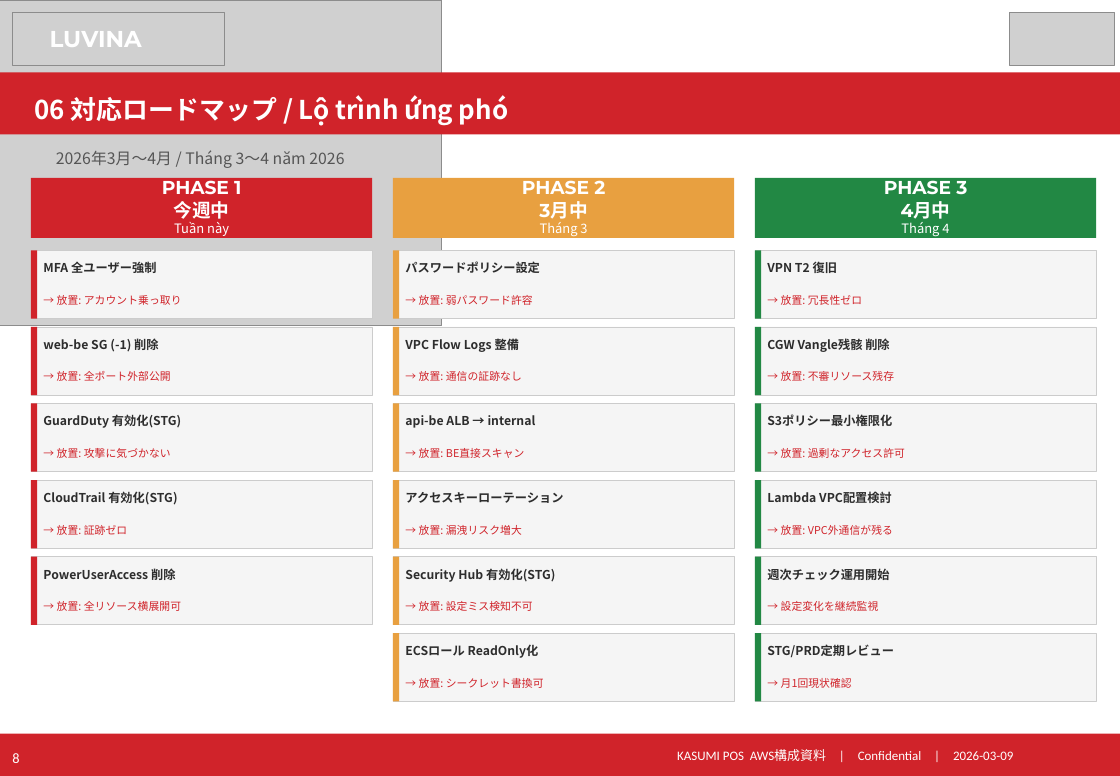
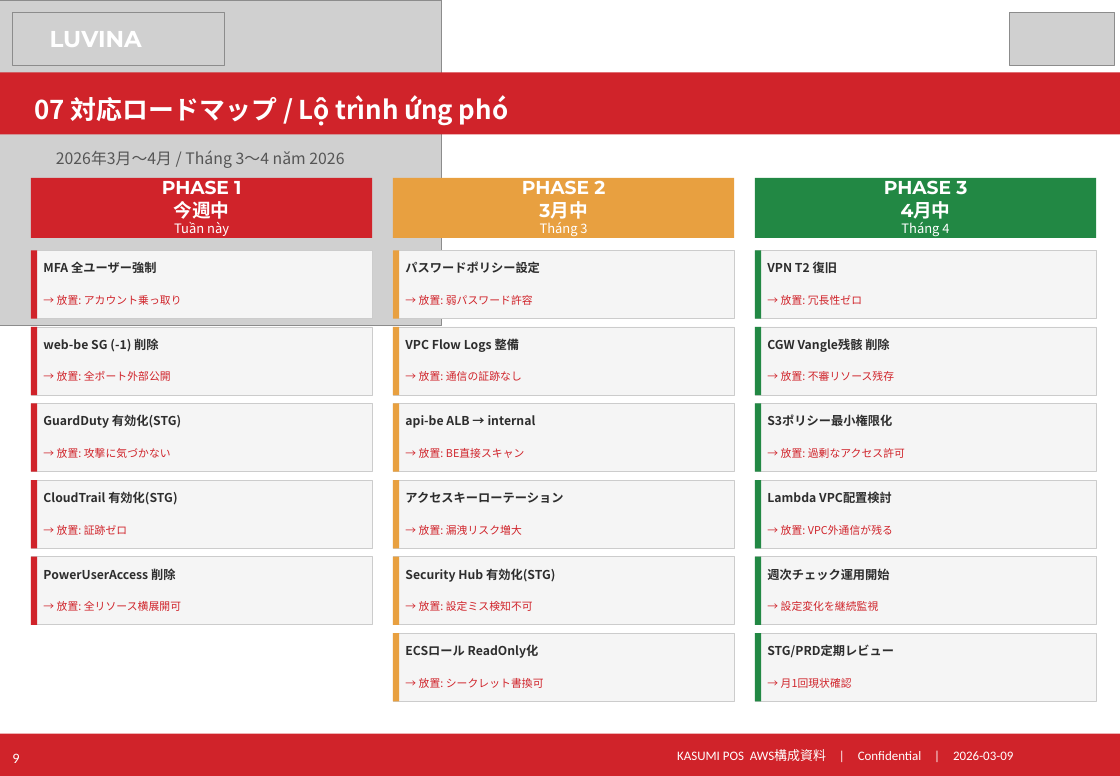
Before and after one commit to kiyoharakadutoshi/kasumi_pos-server_aws, a slide deck: slide 9 of 40_AWS/01_構成資料/カスミPOS_AWS構成資料.pptx (slide 8 before the commit). Drawn at 1120x776 pixels with LibreOffice and Linux fonts; fonts in the diff are those of the drawing; grey boxes stand for pictures. Boxes give left, top, right and bottom in pixels: in the first picture for what was removed or moved away, otherwise in the second. Text is boxed around its words. In the diff, an @@ line names an element or a change of style, - is before the commit and + after.

```diff
--- a/40_AWS/01_構成資料/カスミPOS_AWS構成資料.pptx
+++ b/40_AWS/01_構成資料/カスミPOS_AWS構成資料.pptx
@@ text at bbox=[34, 95, 508, 126]: text changed @@
-06 対応ロードマップ / Lộ trình ứng phó
+07 対応ロードマップ / Lộ trình ứng phó
@@ text at bbox=[12, 753, 19, 763]: text changed @@
-8
+9
```
Also in this commit, not shown: 2 other slides changed, 1 slide added, 1 other file.
